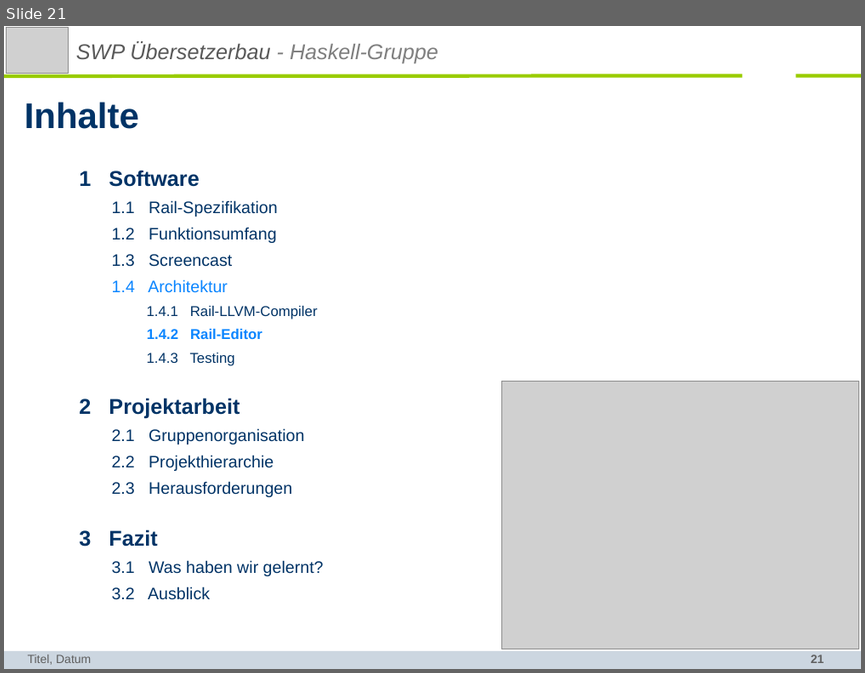
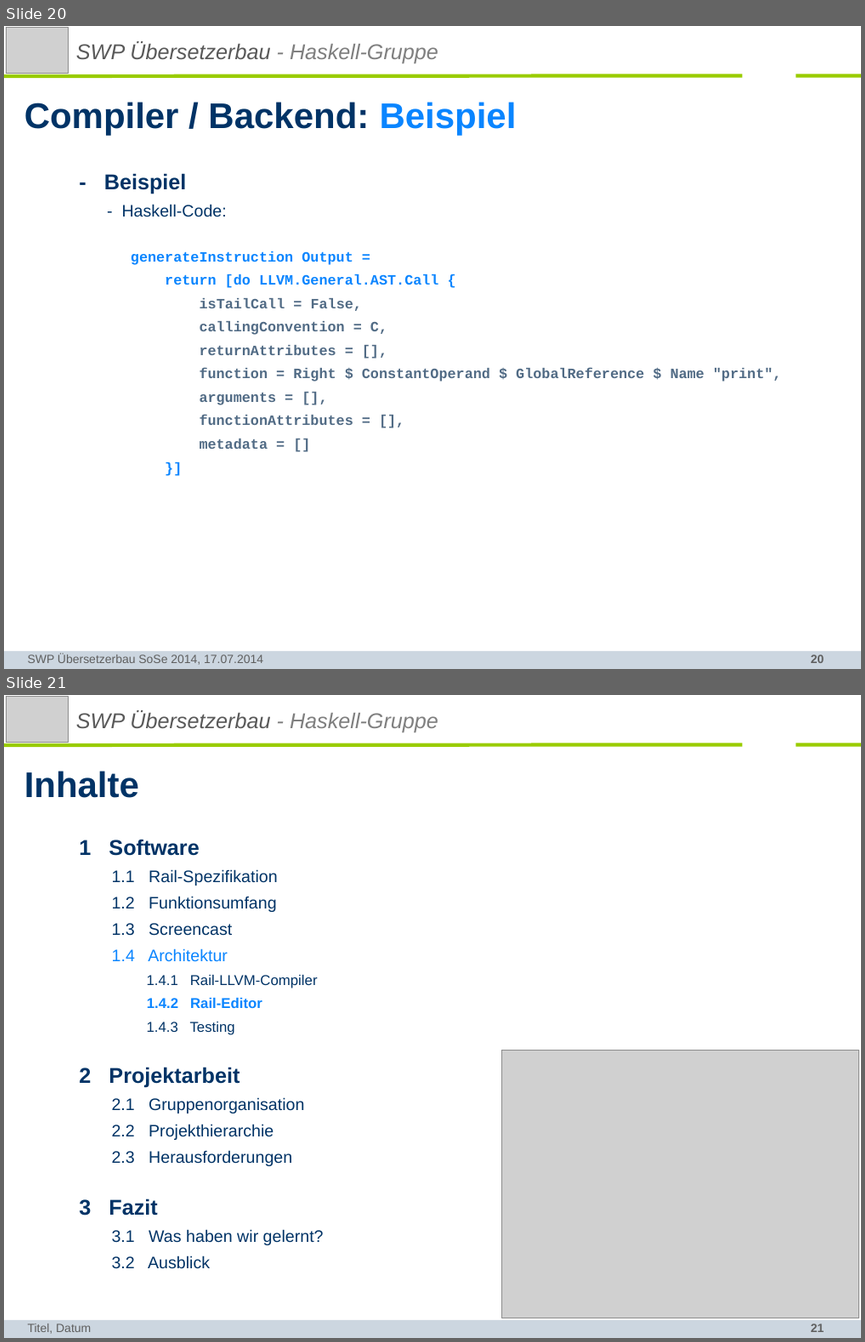
Before and after one commit to SWP-Ubau-SoSe2014-Haskell/SWPSoSe14, a slide deck: documentation/SWPSoSe14MS3.ppt. Shown one above the other, each under a label of ours: slide 21 before the commit, slides 20 and 21 after it. The pictures are 865x673 and 865x1342 pixels, drawn with LibreOffice and Linux fonts; fonts in the diff are those of the drawing; grey boxes stand for pictures; background and template pictures are left out. Boxes give left, top, right and bottom in pixels: in the first picture for what was removed or moved away, otherwise in the second. Text is boxed around its words. In the diff, an @@ line names an element or a change of style, - is before the commit and + after.

```diff
--- a/documentation/SWPSoSe14MS3.ppt
+++ b/documentation/SWPSoSe14MS3.ppt
@@ slide 20 added at [4, 26, 861, 669], background #FFFFFF; not listed: 4 template elements that a slide beside it also shows @@
@@ picture added at [7, 28, 69, 73] @@
@@ text added at [76, 42, 438, 63], 18 pt, text #595959, italic @@
+SWP Übersetzerbau - Haskell-Gruppe
@@ title added at [24, 102, 517, 136], 30 pt, text #003366, bold @@
+Compiler / Backend: Beispiel
@@ text added at [104, 173, 782, 448], 12 pt, text #516B85, bold @@
+- Beispiel
+- Haskell-Code:
+generateInstruction Output =
+return [do LLVM.General.AST.Call {
+isTailCall = False,
+callingConvention = C,
+returnAttributes = [],
+function = Right $ ConstantOperand $ GlobalReference $ Name "print",
+arguments = [],
+functionAttributes = [],
+metadata = []
+}]
@@ text added at [28, 653, 263, 664], 10 pt, text #5F5F5F @@
+SWP Übersetzerbau SoSe 2014, 17.07.2014
```
Also in this commit, not shown: 2 slides changed, 1 slide removed.
